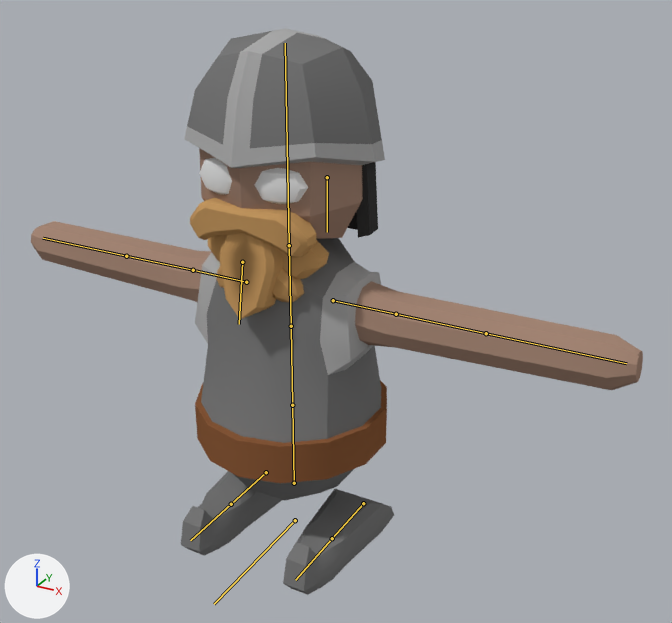
The Blender file Assets/Character/Character3.blend as it was, and as the next commit left it.
Both versions are drawn from a camera (50 mm lens) standing at (0.821, -1.323, 1.143) and looking at (0.002, 0.168, 0.397). The axes (+X, +Y, +Z) are drawn at lower left. The lights are the same throughout. The bones that bend it are drawn over the model as lines.

The first picture shows 'Knight'.
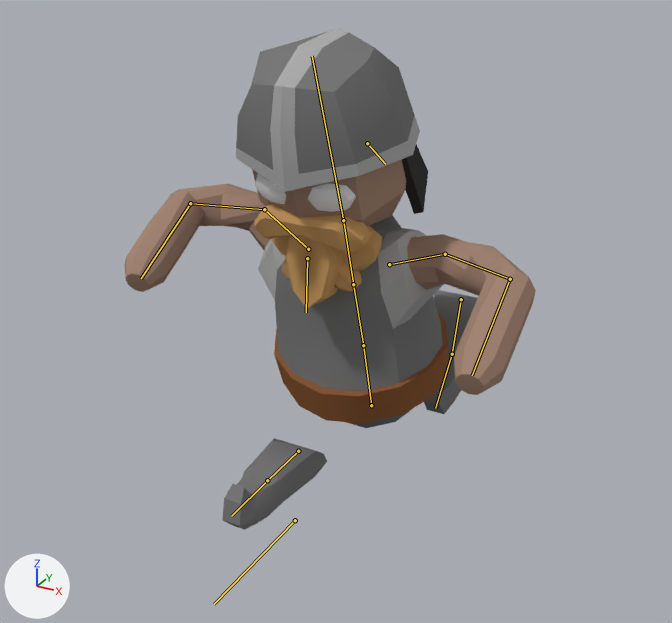
The newer file adds an action. The first version stands in its rest pose; the second is drawn at frame 12 of the action 'Push'.

Where the change shows, as pixel boxes [x1, y1, x2, y2] in the pictures (672 x 623 px):
'Knight', posed (33% narrower, 11% shorter): before [31, 28, 643, 595]; after [124, 28, 536, 530]
bone 'Hips', root to tip: before (294, 483) to (292, 405); after (371, 405) to (363, 345)
bone 'Belly', root to tip: before (292, 405) to (291, 326); after (363, 345) to (353, 284)
bone 'Head', root to tip: before (289, 245) to (285, 43); after (343, 220) to (312, 56)
bone 'Helmet', root to tip: before (327, 177) to (327, 232); after (367, 143) to (385, 164)
bone 'Beard', root to tip: before (242, 262) to (239, 324); after (307, 258) to (306, 312)
bone 'Shoulder.L', root to tip: before (333, 300) to (396, 314); after (389, 264) to (445, 254)
bone 'UpperArm.L', root to tip: before (396, 314) to (486, 333); after (445, 254) to (510, 279)
bone 'LowerArm.L', root to tip: before (486, 333) to (626, 363); after (510, 279) to (472, 375)
bone 'Shoulder.R', root to tip: before (246, 282) to (193, 270); after (308, 249) to (264, 209)
bone 'UpperArm.R', root to tip: before (193, 270) to (126, 256); after (264, 209) to (190, 203)
bone 'LowerArm.R', root to tip: before (126, 256) to (43, 238); after (190, 203) to (141, 278)
bone 'Ankle.L', root to tip: before (363, 503) to (332, 538); after (461, 299) to (452, 354)
bone 'Foot.L', root to tip: before (332, 538) to (295, 580); after (452, 354) to (435, 408)
bone 'Ankle.R', root to tip: before (266, 472) to (231, 504); after (298, 451) to (267, 480)

What the commit changed:
Bone 'Hips' (bone_hips) moves from (0.0, 0.0, 0.0) to (0.0, 0.008, -0.34).
Bone 'Hips' (bone_hips) turns from (0, 0, 0) to (15, 0, 0) degrees about its own x, y and z.
Bone 'Belly' (bone_belly) turns from (0, 0, 0) to (2, 0, 0) degrees about its own x, y and z.
Bone 'Head' (bone_head) turns from (0, 0, 0) to (3, 0, 0) degrees about its own x, y and z.
Bone 'Helmet' (bone_helmet) turns from (0, 0, 0) to (0, 0, -35) degrees about its own x, y and z.
Bone 'Beard' (bone_beard) turns from (0, 0, 0) to (0, 0, 13) degrees about its own x, y and z.
Bone 'Shoulder.L' (bone_shoulder_l) turns from (0, 0, 0) to (-7, -30, 23) degrees about its own x, y and z.
Bone 'UpperArm.L' (bone_upperarm_l) turns from (0, 0, 0) to (-26, 21, -29) degrees about its own x, y and z.
Bone 'LowerArm.L' (bone_lowerarm_l) turns from (0, 0, 0) to (-12, 33, -72) degrees about its own x, y and z.
Bone 'Shoulder.R' (bone_shoulder_r) turns from (0, 0, 0) to (-41, 28, -15) degrees about its own x, y and z.
Bone 'UpperArm.R' (bone_upperarm_r) turns from (0, 0, 0) to (-5, -66, -32) degrees about its own x, y and z.
Bone 'LowerArm.R' (bone_lowerarm_r) turns from (0, 0, 0) to (-60, 4, 69) degrees about its own x, y and z.
Bone 'Ankle.L' (bone_ankle_l) moves from (0.0, 0.0, 0.0) to (0.0, -0.192, -0.193).
Bone 'Ankle.L' (bone_ankle_l) turns from (0, 0, 0) to (58, 0, 0) degrees about its own x, y and z.
Bone 'Foot.L' (bone_foot_l) turns from (0, 0, 0) to (24, 0, 0) degrees about its own x, y and z.
Bone 'Ankle.R' (bone_ankle_r) moves from (0.0, 0.0, 0.0) to (0.0, 0.223, -0.008).
Bone 'Ankle.R' (bone_ankle_r) turns from (0, 0, 0) to (-14, 0, 0) degrees about its own x, y and z.
